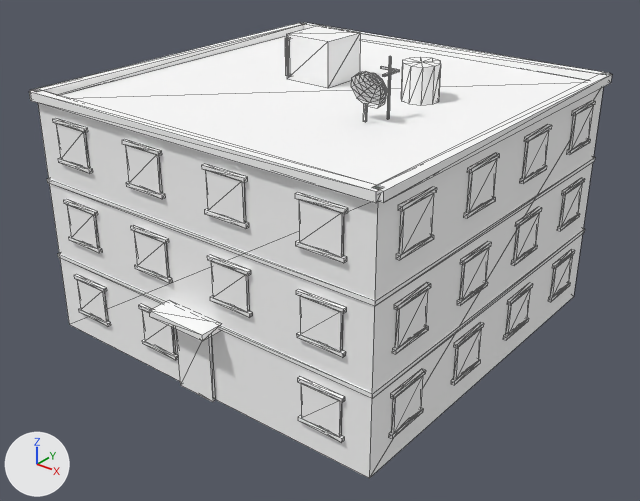
The glTF model public/assets/models/buildings/home_0.glb, before and after one commit.
Before and after are seen from a camera (50 mm lens) standing at (850.0, -1088.0, 787.0) and looking at (24.0, -55.0, 146.0). The lights are fixed; the arrows at lower left show +X, +Y and +Z. The older version comes first. Mesh edges are drawn as thin lines. Vertices at exactly the same position are counted once.

The first picture shows 'building'.
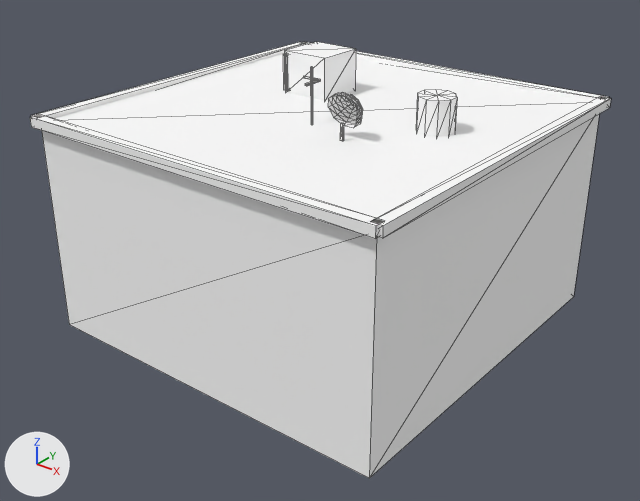
Pixel boxes (x1, y1, x2, y2) of what changed, in the pictures (640 x 501 px; the box of a moved part takes in the faces that stretch with it):
'building', reshaped: before (29, 23, 612, 478); after (42, 114, 599, 478)
'props', added: after (30, 42, 611, 239)
part 1 of me_building, deleted: before (29, 23, 612, 443)
part 2 of me_building, moved or reshaped: before (38, 36, 603, 455); after (42, 114, 599, 455)

Edits to the bpy script that builds the scene:
```text
Add mat_props:
    mat_props = principled_material('props')
    mat_props.base_color = (1.0, 1.0, 1.0)  # white #ffffff
    mat_props.roughness = 0.9
Change me_building:
    used by ob_building; location = (0.0, 0.0, 0.0)
    verts and faces of me_building; kept vertices keep their numbers, new ones are numbered from 1371
    before: 0 (320.0, -320.0, 400.0), 1 (320.0, 320.0, 400.0), 4 (-320.0, 320.0, 400.0), 5 (-320.0, -320.0, 400.0)
    remove me_building.from_pydata(...)  # 1371 vertices, 2090 faces; spans x -330.0..330.0, y -358.0..330.0, z 0.0..490.0
    add me_building.from_pydata(...)  # 8 vertices, 12 faces; spans x -320.0..320.0, y -320.0..320.0, z 0.0..360.0
    me_building part 1: 160 loose pieces with 1363 vertices, spanning x -330.0..330.0, y -358.0..330.0, z 0.0..490.0, are deleted
    me_building part 2
    add for i in [0, 1, 4, 5]: verts[i] += (0.0, 0.0, -40.0)
Add me_props:
    me_props.from_pydata(...)  # 211 vertices, 350 faces; spans x -333.0..333.0, y -333.0..333.0, z 354.0..453.0
    me_props.materials.append(mat_props)  # white #ffffff
Add ob_props:
    ob_props = bpy.data.objects.new('props', me_props)
    ob_props.location = (0.0, 0.0, 0.0)
```
